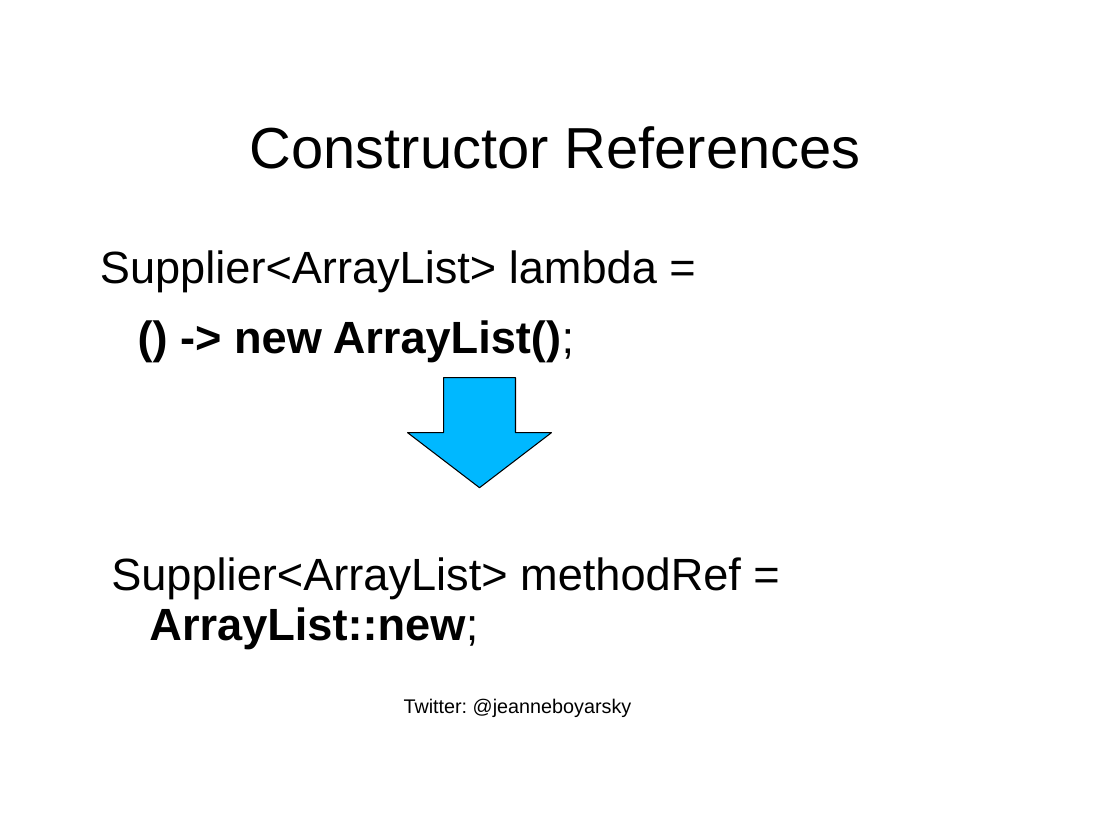
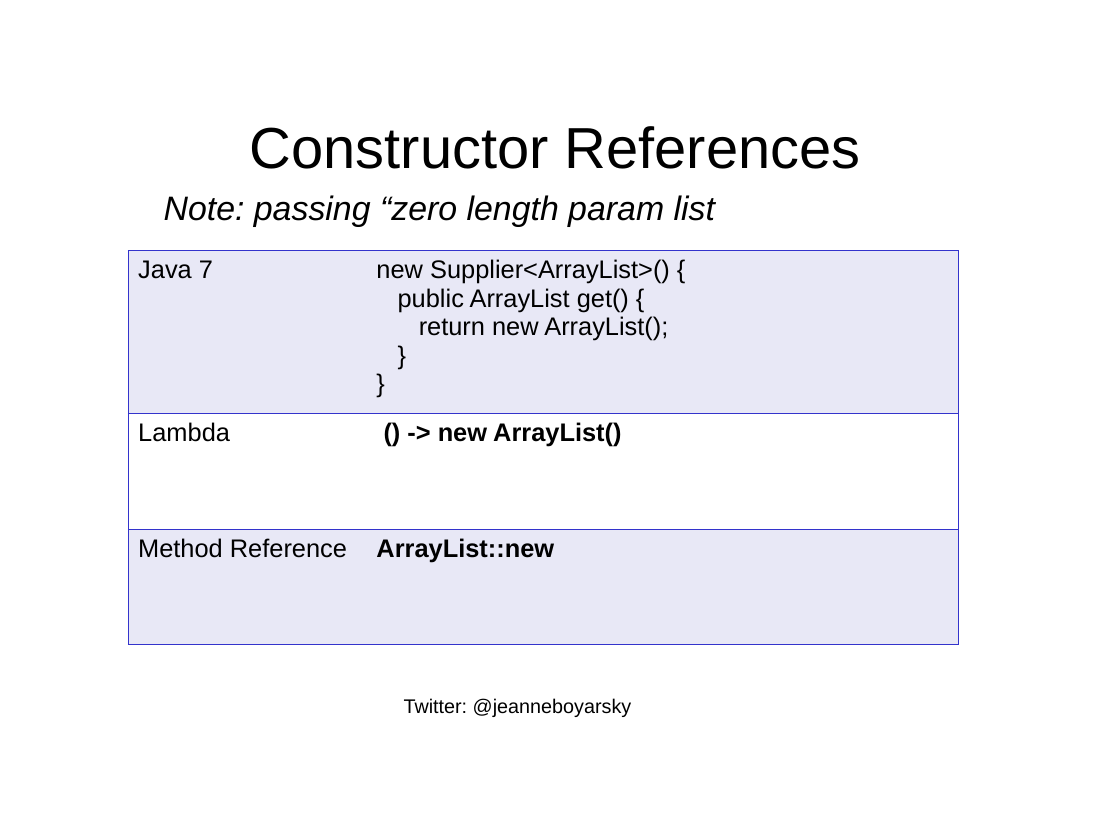
Before and after one commit to boyarsky/java-8-streams-by-puzzles, a slide deck: slide 41 of docs/Slides.ppt (slide 19 before the commit). Drawn at 1120x840 pixels with LibreOffice and Linux fonts; fonts in the diff are those of the drawing; background and template pictures are left out. Boxes give left, top, right and bottom in pixels: in the first picture for what was removed or moved away, otherwise in the second. Text is boxed around its words. In the diff, an @@ line names an element or a change of style, - is before the commit and + after.

```diff
--- a/docs/Slides.ppt
+++ b/docs/Slides.ppt
@@ text added at [164, 195, 715, 227], 24 pt, text #000000, italic @@
+Note: passing “zero length param list
@@ text removed at [100, 250, 657, 362] @@
-Supplier<ArrayList> lambda =
-() -> new ArrayList();
@@ table added at [128, 251, 958, 645], 3 rows, 2 columns @@
+Java 7 | new Supplier<ArrayList>() { / public ArrayList get() { / return new ArrayList(); / } / }
+Lambda | () -> new ArrayList()
+Method Reference | ArrayList::new
@@ down arrow removed at [408, 378, 552, 488] @@
@@ text removed at [111, 557, 741, 649] @@
-Supplier<ArrayList> methodRef = ArrayList::new;
```
Also in this commit, not shown: 8 other slides changed, 3 other files.
